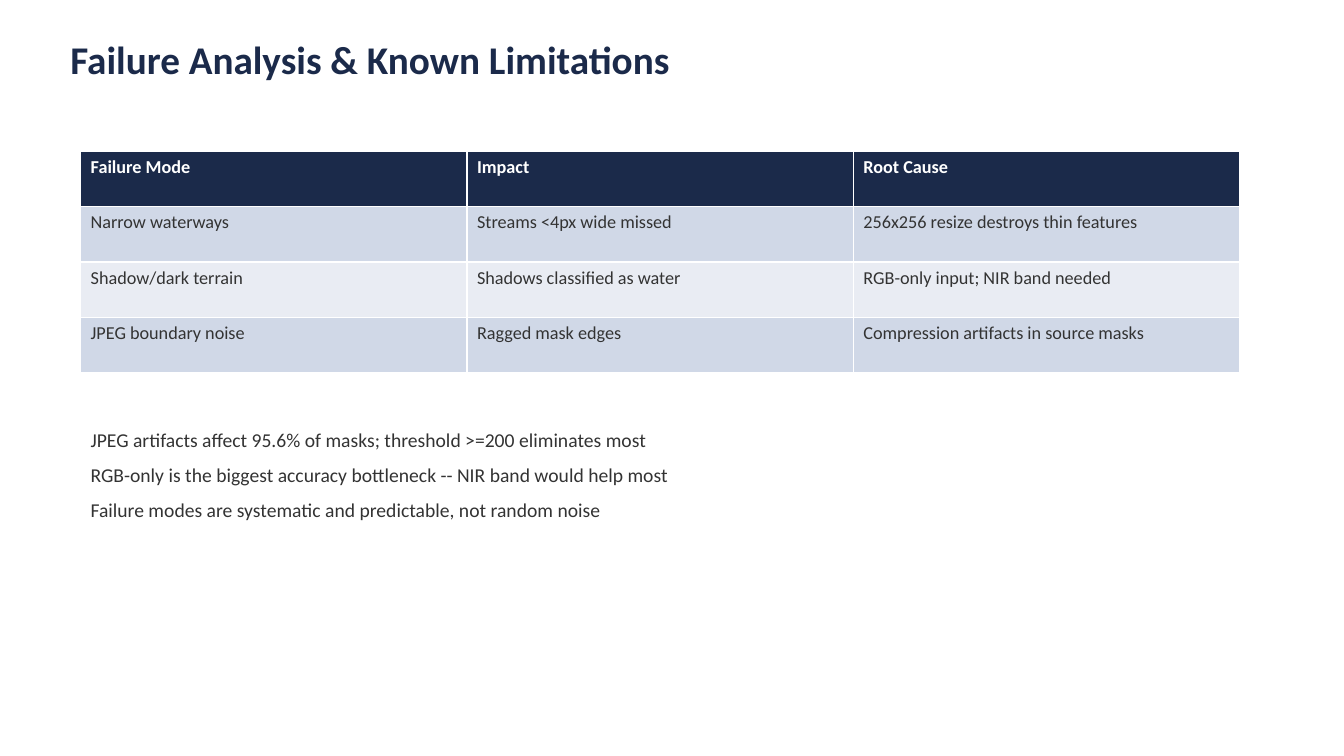
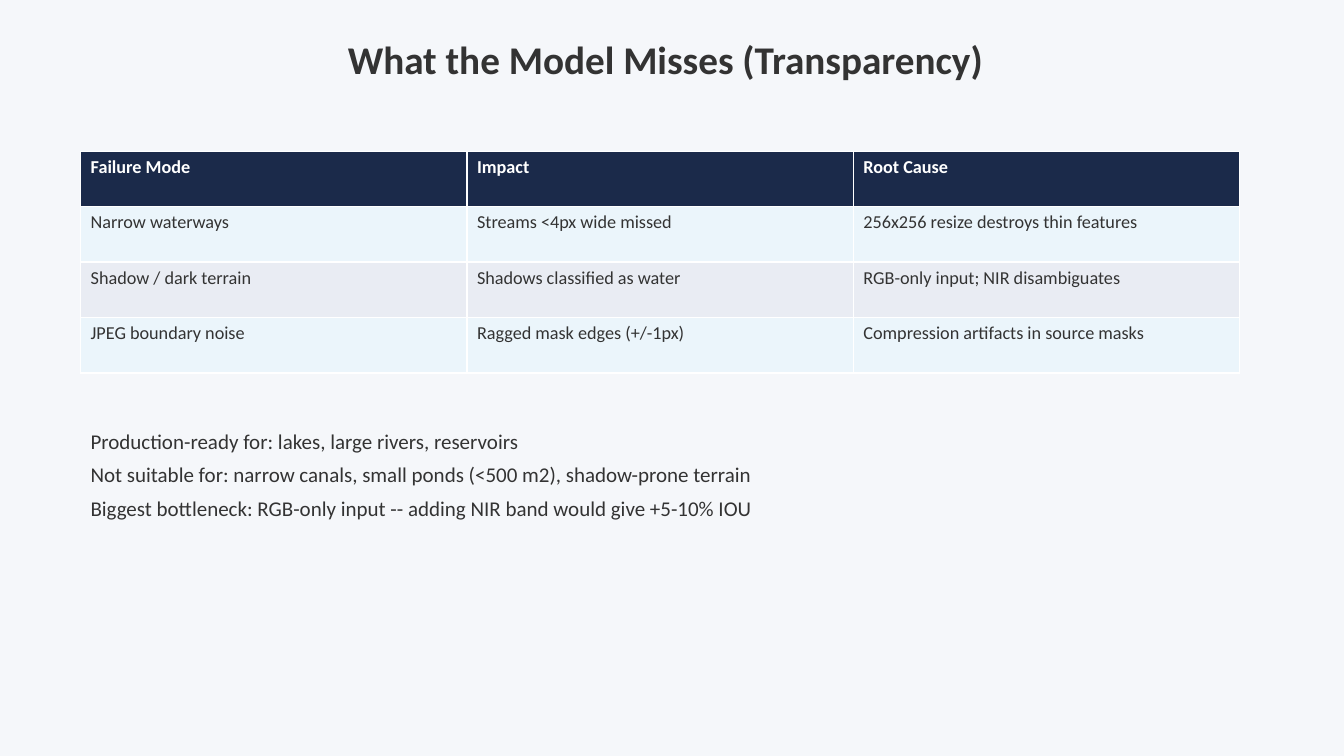
Before and after one commit to Angelgupta13/water-segementation, a slide deck: slide 6 of presentation.pptx. Drawn at 1344x756 pixels with LibreOffice and Linux fonts; fonts in the diff are those of the drawing. Boxes give left, top, right and bottom in pixels: in the first picture for what was removed or moved away, otherwise in the second. Text is boxed around its words. In the diff, an @@ line names an element or a change of style, - is before the commit and + after.

```diff
--- a/presentation.pptx
+++ b/presentation.pptx
@@ background #FFFFFF to #F5F7FA @@
@@ text at bbox=[348, 45, 982, 80]: text changed; text colour #1B2A4A to #333333 @@
-Failure Analysis & Known Limitations
+What the Model Misses (Transparency)
@@ table at bbox=[81, 151, 1239, 373] @@
-row 3, column 1: Shadow/dark terrain
+row 3, column 1: Shadow / dark terrain
-row 3, column 3: RGB-only input; NIR band needed
+row 3, column 3: RGB-only input; NIR disambiguates
-row 4, column 2: Ragged mask edges
+row 4, column 2: Ragged mask edges (+/-1px)
@@ fill #D0D8E8 to #EBF5FB in 6 cells @@
@@ text at bbox=[91, 434, 751, 520]: text changed; size 14 to 15 pt @@
-JPEG artifacts affect 95.6% of masks; threshold >=200 eliminates most
-RGB-only is the biggest accuracy bottleneck -- NIR band would help most
-Failure modes are systematic and predictable, not random noise
+Production-ready for: lakes, large rivers, reservoirs
+Not suitable for: narrow canals, small ponds (<500 m2), shadow-prone terrain
+Biggest bottleneck: RGB-only input -- adding NIR band would give +5-10% IOU
```
Also in this commit, not shown: 6 other slides changed, 1 slide added, 1 slide removed, 4 other files.
